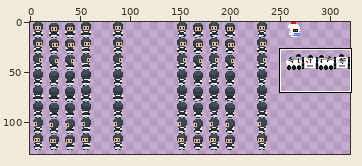
Pixel-art file: WIP_Assets/Visuals/Characters/Guard.aseprite. Above, an overview of the earlier version with the close-up marked.
Close-up. Before the edit:
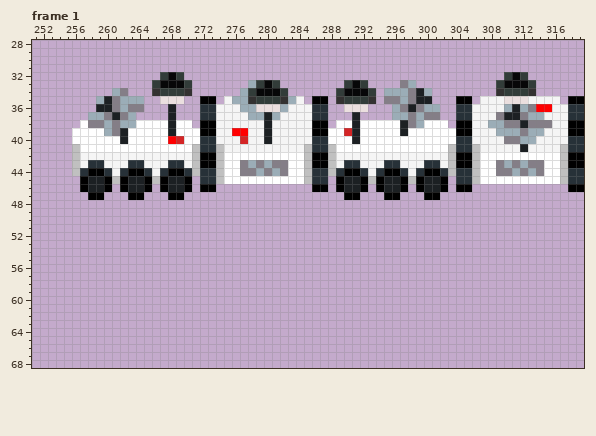
320x160 pixels, 4 frames. Colours within 5 levels of each other are drawn and written as one. Shown: frame 1: x 251..319, y 28..68. The wide view leaves out empty margins.
New version:
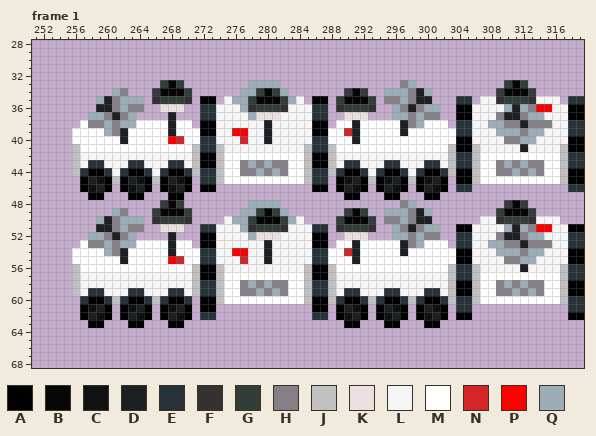
Palette (. is transparent): A #000000  B #070708  C #101214  D #1c2023  E #273138  F #333131  G #323c39  H #847e87  J #c0c0c0  K #ebdfdf  L #f5f5f5  M #ffffff  N #d42526  P #ff0001  Q #9badb7
Changes in this commit:
Frame 1, layer "Animation":
y 32: x 267..269 GBG -> ...; x 310..312 GBG -> ...
y 33: x 266..267 GB -> .G; x 269..270 BG -> G.; x 279..281 GBG -> QQQ; x 290..292 GBG -> ...; x 309..310 GB -> .G; x 312..313 BG -> G.
y 34: x 266..270 FGGGF -> GBBBG; x 278..279 GB -> QG; x 281..282 BG -> GQ; x 289..290 GB -> .G; x 292..293 BG -> G.; x 309..313 FGGGF -> GBBBG
y 35: x 266..270 .KKK. -> FGGGF; x 278..282 FGGGF -> GBBBG; x 289..293 FGGGF -> GBBBG; x 304..305 AA -> EE; x 309..313 LKKKL -> FGGGF; x 318..319 AA -> EE
y 36: x 267..269 .D. -> KKK; x 278..282 QKKKQ -> FGGGF; x 289..293 .KKK. -> FGGGF; x 304..305 EE -> AA; x 318..319 EE -> AA
y 37: x 279..281 QDQ -> KKK; x 290..292 .D. -> KKK; x 304..305 EE -> AA; x 318..319 EE -> AA
y 38..39: x 304..305 AA -> EE; x 318..319 AA -> EE
y 40..41: x 304..305 EE -> AA; x 318..319 EE -> AA
y 42..43: x 304..305 AA -> EE; x 318..319 AA -> EE
y 44: x 304..305 EE -> AA; x 318..319 EE -> AA
y 45: x 259 D -> C; x 264 D -> C; x 269 D -> C; x 290 D -> C; x 295 D -> C; x 300 D -> C; x 304..305 EE -> AA; x 318..319 EE -> AA
y 46: x 258 D -> C; x 263 D -> C; x 268 D -> C; x 291 D -> C; x 296 D -> C; x 301 D -> C; x 304..305 AA -> EE; x 318..319 AA -> EE
y 48: x 267..269 ... -> GBG; x 278..281 .... -> QQQQ; x 297..298 .. -> HQ; x 310..312 ... -> GBG
y 49: x 261..262 .. -> QH; x 266..270 ..... -> GBBBG; x 277..282 ...... -> QQGBGQ; x 290..292 ... -> GBG; x 295..300 ...... -> QQQHDQ; x 309..313 ..... -> GBBBG
y 50: x 259..264 ...... -> QDHQQQ; x 266..270 ..... -> FGGGF; x 275..284 .......... -> LQQGBBBGQL; x 289..293 ..... -> GBBBG; x 295..300 ...... -> HHQHDD; x 307..316 .......... -> LLFGGGFLLL
y 51: x 259..264 ...... -> DDHQHH; x 267..269 ... -> KKK; x 272..287 ................ -> EELLLQFGGGFLLLEE; x 289..293 ..... -> FGGGF; x 296..301 ...... -> QHDHQQ; x 304..319 ................ -> AALLLLQDQHPPLLAA
y 52: x 258..263 ...... -> QQHDHQ; x 268 . -> D; x 272..287 ................ -> AALLLLQKKKLLLLAA; x 290..292 ... -> KKK; x 296..301 ...... -> QQHQHH; x 304..319 ................ -> EELLLHDDHQQLLLEE
y 53: x 257..270 .............. -> MHHQHQQMMMMDMM; x 272..287 ................ -> AALLLLLLDLLLLLAA; x 289..302 .............. -> MMDMMMMMDHQMMM; x 304..319 ................ -> EELLQQHHDHHHLLEE
y 54: x 256..319 ................................................................ -> MMMMQHDMMMMMDMMMEELLPPLLDLLLLLEEMMNDMMMMMDMMMMMMAALLLQQQHQQLLLAA
y 55: x 256..319 ................................................................ -> MMMMMMDMMMMMPNMMEELLLNLLDLLLLLEEMMMDMMMMMMMMMMMMAALLLLHHQQLLLLAA
y 56: x 256..319 ................................................................ -> JMMMMMMMMMMMMMMJAAJLLLLLLLLLLJAAJMMMMMMMMMMMMMMJEEJLLLLLDLLLLJEE
y 57: x 256..319 ................................................................ -> JLLLLLLLLLLLLLLJAAJMMMMMMMMMMJAAJLLLLLLLLLLLLLLJEEJMMMMMMMMMMJEE
y 58: x 256..319 ................................................................ -> JLLLLLLLLLLLLLLJEEJMMHQHQHHMMJEEJLLLLLLLLLLLLLLJAAJMMHQHQHHMMJAA
y 59: x 256..319 ................................................................ -> JLEELLLEELLLEELJEEJMMHHQHQHMMJEEJLEELLLEELLLEELJAAJMMHHQHQHMMJAA
y 60: x 257..270 .............. -> EAAEJEAAEJEAAE; x 272..319 ................................................ -> AAJMMMMMMMMMMJAAJEAAEJEAAEJEAAEJEEJMMMMMMMMMMJEE
y 61: x 257..260 .... -> ACDA; x 262..265 .... -> ACDA; x 267..270 .... -> ACDA; x 272..273 .. -> AA; x 286..287 .. -> AA; x 289..292 .... -> ADCA; x 294..297 .... -> ADCA; x 299..302 .... -> ADCA; x 304..305 .. -> EE; x 318..319 .. -> EE
y 62: x 257..260 .... -> ADCA; x 262..265 .... -> ADCA; x 267..270 .... -> ADCA; x 272..273 .. -> EE; x 286..287 .. -> EE; x 289..292 .... -> ACDA; x 294..297 .... -> ACDA; x 299..302 .... -> ACDA; x 304..305 .. -> AA; x 318..319 .. -> AA
y 63: x 258..259 .. -> AA; x 263..264 .. -> AA; x 268..269 .. -> AA; x 290..291 .. -> AA; x 295..296 .. -> AA; x 300..301 .. -> AA
